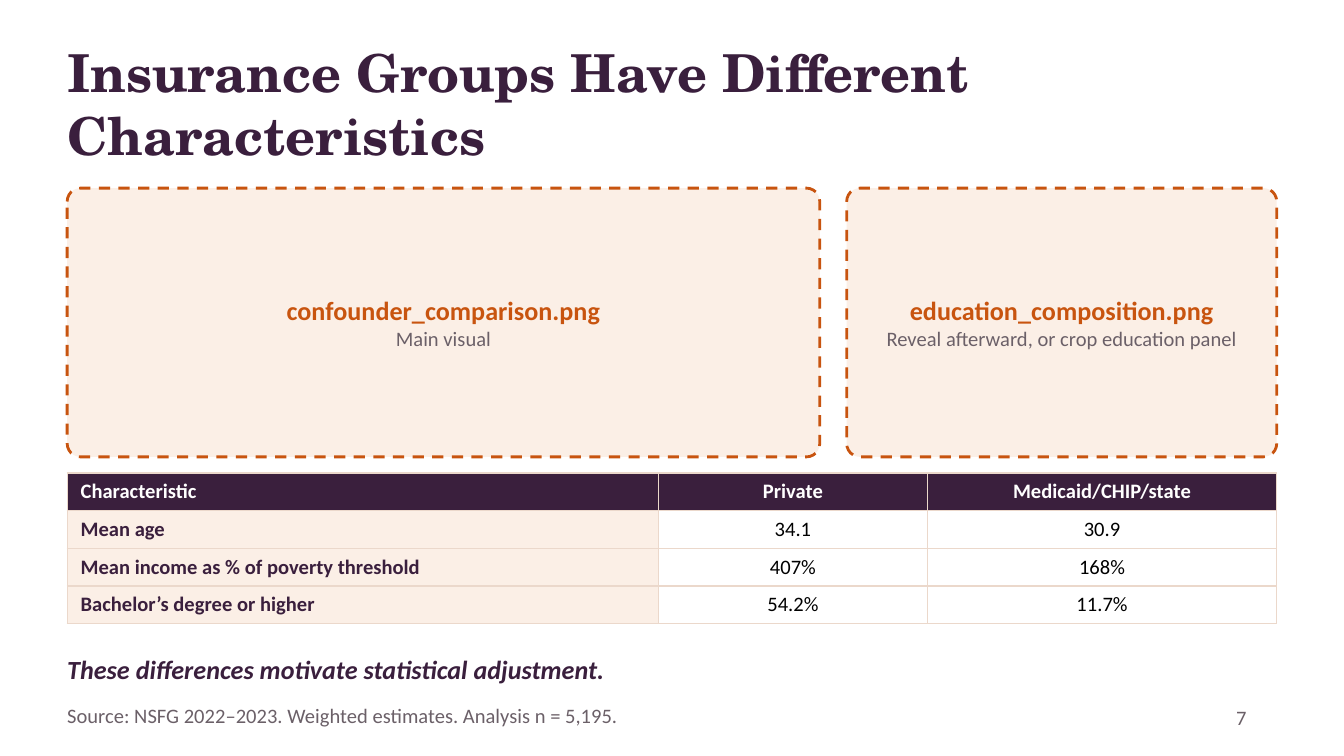
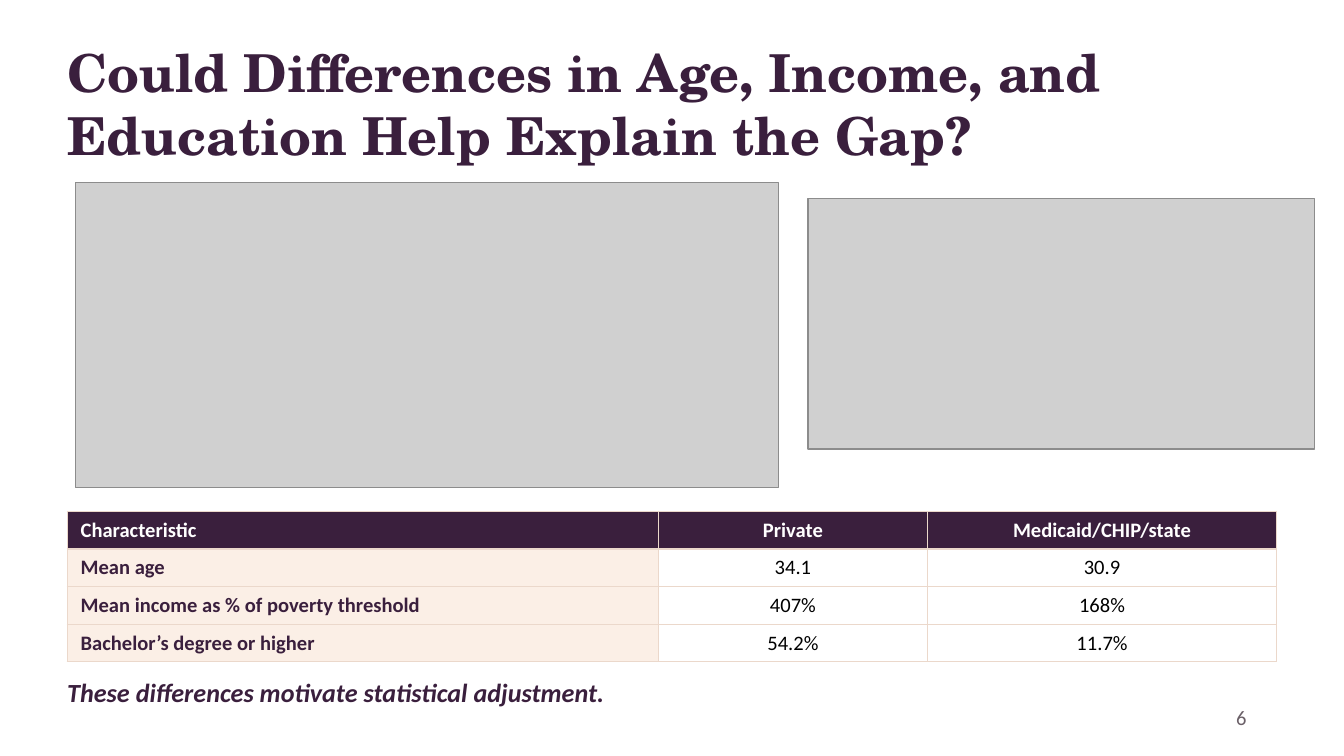
Before and after one commit to gracienl/reproductive-health-analysis, a slide deck: slide 6 of presentation/insurance fertility.pptx (slide 7 before the commit). Drawn at 1344x756 pixels with LibreOffice and Linux fonts; fonts in the diff are those of the drawing; grey boxes stand for pictures. Boxes give left, top, right and bottom in pixels: in the first picture for what was removed or moved away, otherwise in the second. Text is boxed around its words. In the diff, an @@ line names an element or a change of style, - is before the commit and + after.

```diff
--- a/presentation/insurance fertility.pptx
+++ b/presentation/insurance fertility.pptx
@@ title at box(67, 53, 1101, 166): text changed @@
-Insurance Groups Have Different Characteristics
+Could Differences in Age, Income, and Education Help Explain the Gap?
@@ rounded rectangle removed at box(67, 188, 820, 457) @@
@@ picture added at box(75, 183, 778, 488) @@
@@ picture added at box(808, 199, 1314, 450) @@
@@ rounded rectangle removed at box(847, 188, 1277, 457) @@
@@ text removed at box(287, 301, 600, 346) @@
-confounder_comparison.png
-Main visual
@@ text removed at box(887, 301, 1236, 350) @@
-education_composition.png
-Reveal afterward, or crop education panel
@@ table: place and size @@
-table at box(67, 473, 1277, 619)
+table at box(67, 512, 1277, 663)
@@ text "These differences motivate statistical adjustment.": place and size @@
-text "These differences motivate statistical adjustment." at box(67, 660, 605, 684)
+text "These differences motivate statistical adjustment." at box(67, 683, 605, 707)
@@ text removed at box(67, 709, 617, 727) @@
-Source: NSFG 2022–2023. Weighted estimates. Analysis n = 5,195.
@@ page number at box(1236, 711, 1246, 725): text changed @@
-7
+6
```
Also in this commit, not shown: 9 other slides changed, 1 slide removed, 3 other files.
